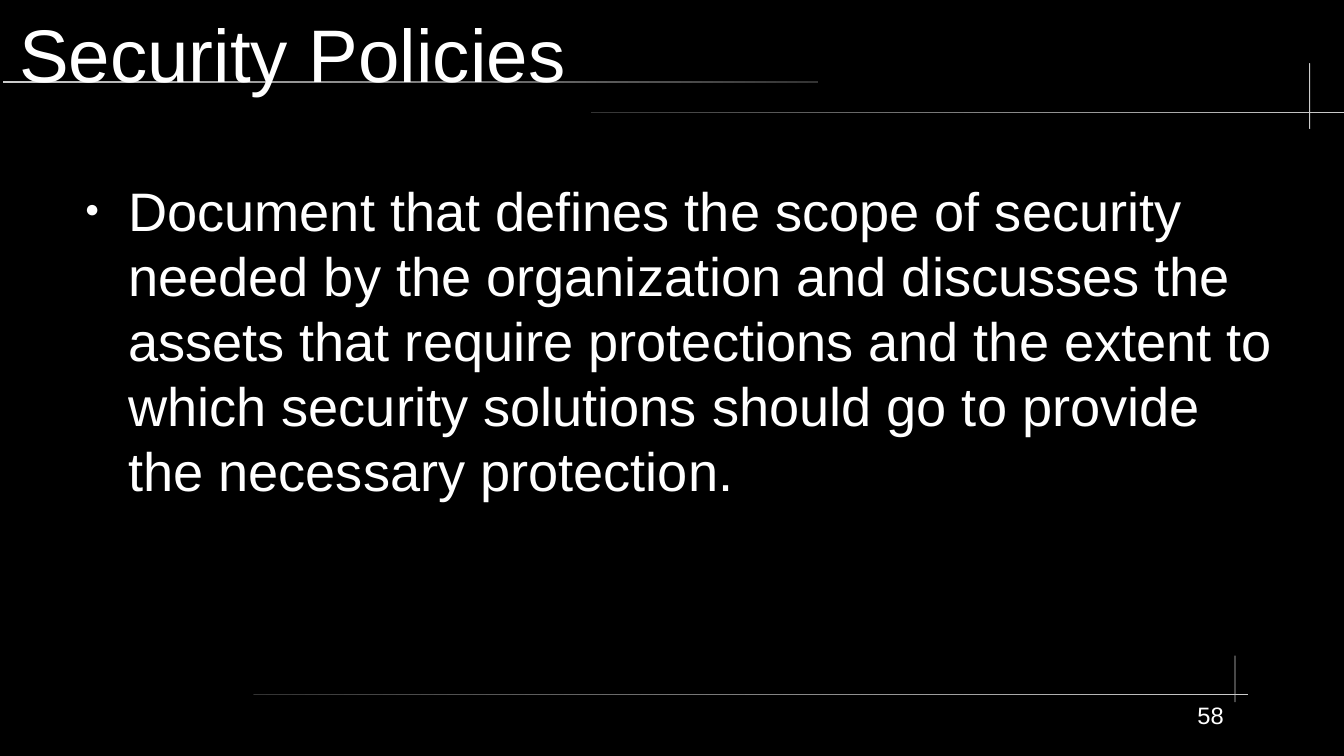
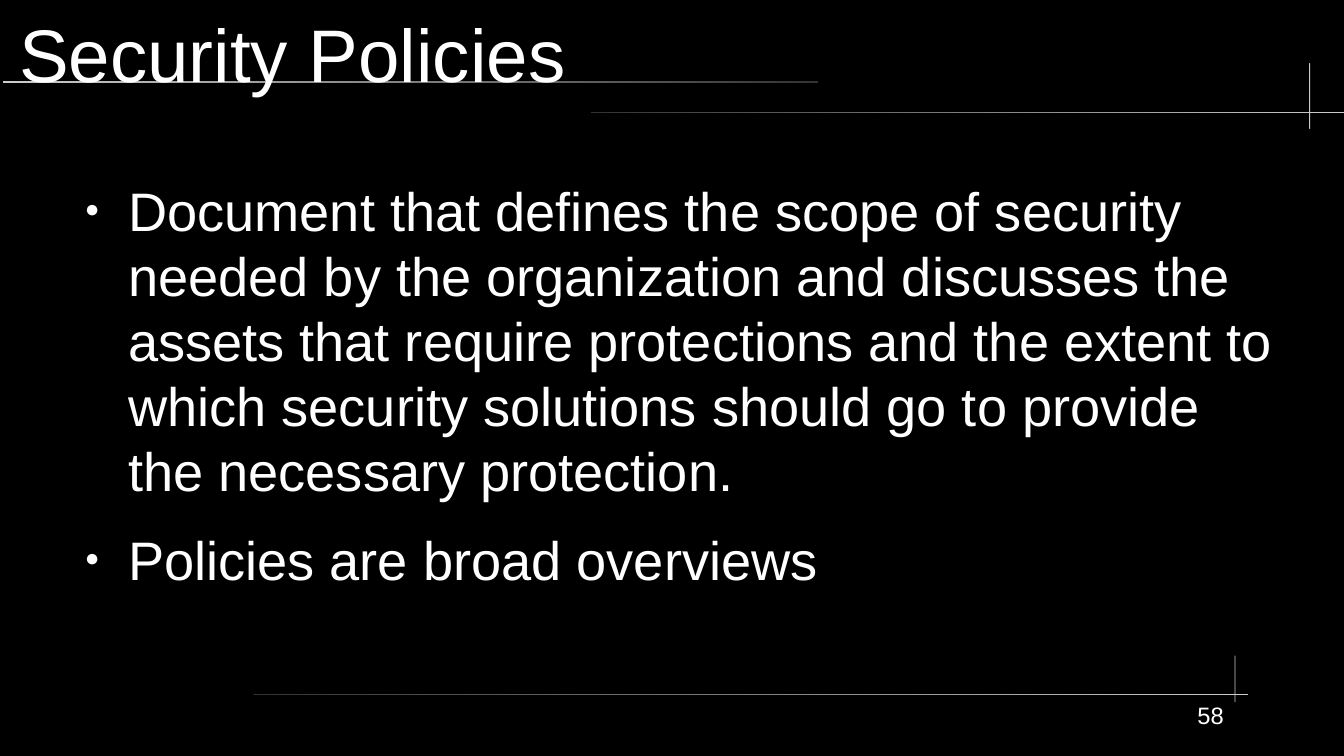
Before and after one commit to City-Colleges-of-Chicago-Cybersecurity/COMPSFI-214, a slide deck: slide 58 of 2026/Spring/powerpoints/Chapter-01-Security-Governance-Through-Principles-and-Policies.odp. Drawn at 1344x756 pixels with LibreOffice and Linux fonts; fonts in the diff are those of the drawing. Boxes give left, top, right and bottom in pixels: in the first picture for what was removed or moved away, otherwise in the second. Text is boxed around its words. In the diff, an @@ line names an element or a change of style, - is before the commit and + after.

Commit message:
Adding a bit more

```diff
--- a/2026/Spring/powerpoints/Chapter-01-Security-Governance-Through-Principles-and-Policies.odp
+++ b/2026/Spring/powerpoints/Chapter-01-Security-Governance-Through-Principles-and-Policies.odp
@@ text at <box>128,540,818,581</box>: paragraph added @@
+● Policies are broad overviews
```
Also in this commit, not shown: 1 other slide changed, 12 slides added.
